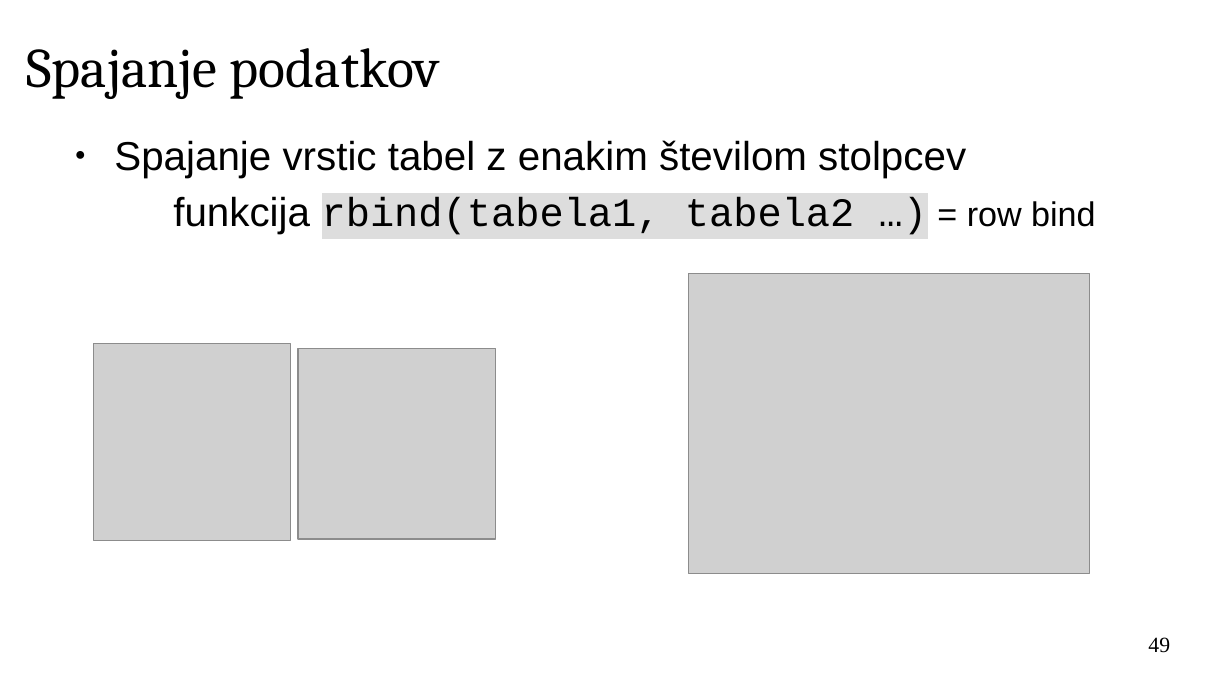
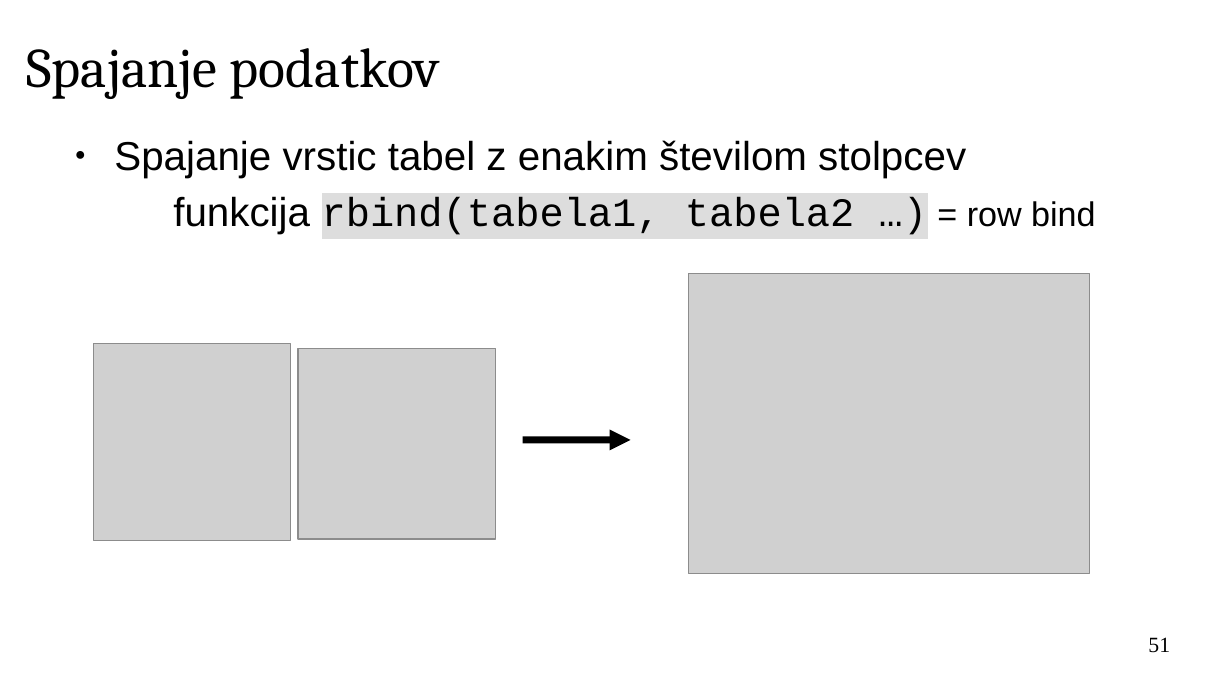
Before and after one commit to janaobsteter/R_tecaj, a slide deck: slide 51 of IT_Rtecaj.odp (slide 49 before the commit). Drawn at 1232x693 pixels with LibreOffice and Linux fonts; fonts in the diff are those of the drawing; grey boxes stand for pictures; background and template pictures are left out. Boxes give left, top, right and bottom in pixels: in the first picture for what was removed or moved away, otherwise in the second. Text is boxed around its words. In the diff, an @@ line names an element or a change of style, - is before the commit and + after.

```diff
--- a/IT_Rtecaj.odp
+++ b/IT_Rtecaj.odp
@@ arrow added from (523, 440) to (631, 440), #000000 4.51 pt @@
@@ page number at (1148, 637, 1170, 653): text changed @@
-49
+51
```
Also in this commit, not shown: 10 other slides changed, 5 slides added, 1 other file.
